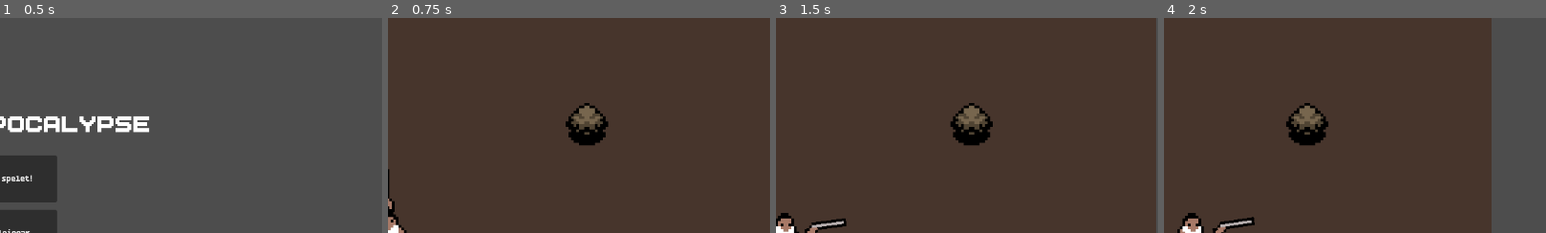
Above: before the commit, frames 1-4 (left to right).
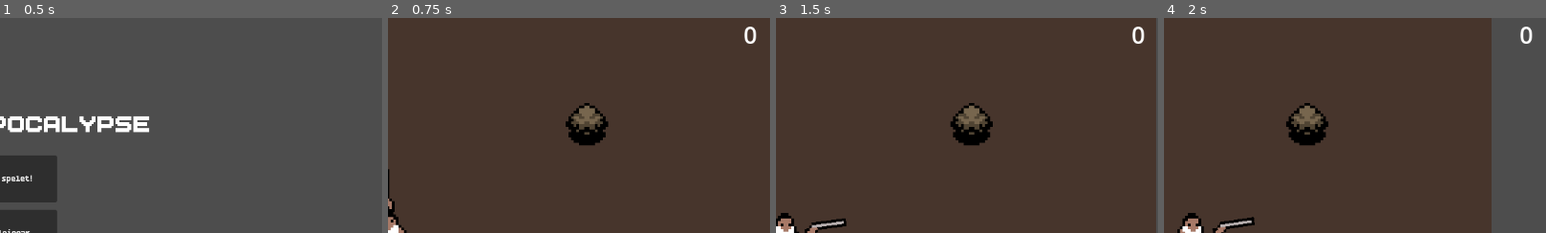
Above: after the commit, the same moments.

Repository: Liamthemannen/Project-2--Spel
Game: Godot game, scene res://Scen/main_menu.tscn
Two runs of this game, one before a commit and one after it. Both use one fixed random seed, a clock stepped at 60 frames per second and the inputs below.
Inputs (mouse positions are % of the whole screen's width and height, from its top left):
- Up to frame 1 (0.5 s): no input
- Up to frame 2 (0.75 s): click "Starta spelet!" at 0.5 s
- Up to frame 3 (1.5 s): tap Enter at 1.25 s; move the mouse to (72, 45) at 1.27 s; hold D (Go_right) from 1.28 s (still down); click (72, 45) at 1.35 s
- Up to frame 4 (2 s): keep holding D (Go_right)
The pictures show only the part of the screen within x 50-100%, y 0-50%; the shares and areas given below are measured in that part.

Frame 1 is identical in both runs. In frame 2, 0.2% of the frame differs, in the area x 93-97%, y 4-12%; in frame 3, 0.2%; in frame 4, 0.2%.

Commit message:
försök1

Diff:
--- a/Kod/bullet_shotgun.gd
+++ b/Kod/bullet_shotgun.gd
@@ -2,7 +2,9 @@
 @export var SPEED = 1000.0
 @export var RANGE = 1100.0
 
+@export var label: Label
 
+var killed_amount = 0
 
 var travelled_distance = 0
 
@@ -19,3 +21,5 @@
 	queue_free()
 	if body.has_method("take_damage_shotgun"):
 		body.take_damage_shotgun()
+	killed_amount += 1
+	label.text = str(killed_amount)
--- a/Kod/fiende.gd
+++ b/Kod/fiende.gd
@@ -2,9 +2,11 @@
 var spel_karaktär : Node2D
 
 @onready var animation_enemy: AnimatedSprite2D = $AnimatedSprite2D
+@onready var label: Label = $SpelKaraktär/Label
 
 @export var Speed = 300.0
 @export var health = 3.0
+var killed_amount : int = 0
 
 
 func _physics_process(delta: float) -> void:
@@ -27,3 +29,5 @@
 
 	if health <= 0:
 		queue_free()
+		#killed_amount += 1
+		#label.text = str(killed_amount)
--- a/Kod/main.gd
+++ b/Kod/main.gd
@@ -6,7 +6,6 @@
 	#_spawn_mob()
 	#_spawn_mob()
 	#_spawn_mob()
-
 
 func _unhandled_input(event: InputEvent) -> void:
 	if event.is_action_pressed("Paus"): #and !settings.visible and !input_settings.visible
--- a/Scen/Spelkaraktär.tscn
+++ b/Scen/Spelkaraktär.tscn
@@ -87,6 +87,18 @@
 zoom = Vector2(4, 4)
 position_smoothing_enabled = true
 
+[node name="CanvasLayer" type="CanvasLayer" parent="."]
+
+[node name="Label" type="Label" parent="CanvasLayer"]
+anchors_preset = 1
+anchor_left = 1.0
+anchor_right = 1.0
+offset_left = -40.0
+offset_bottom = 23.0
+grow_horizontal = 0
+theme_override_font_sizes/font_size = 36
+text = "0"
+
 [node name="HurtArea" type="Area2D" parent="." groups=["player"]]
 unique_name_in_owner = true
 collision_layer = 4
